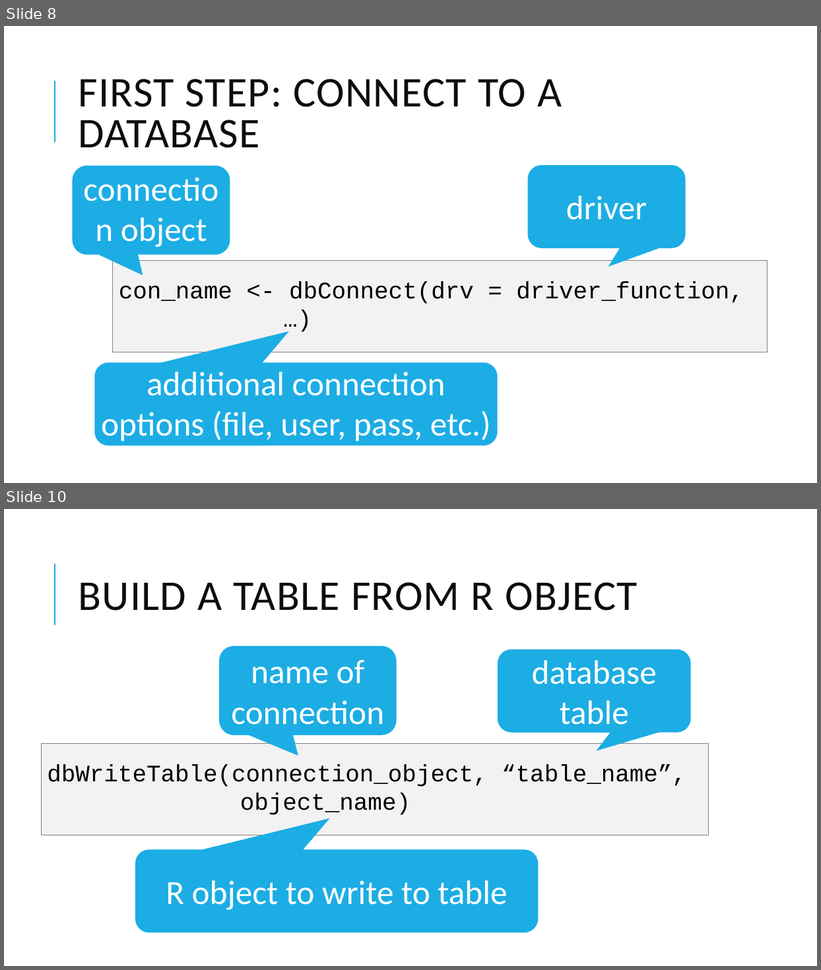
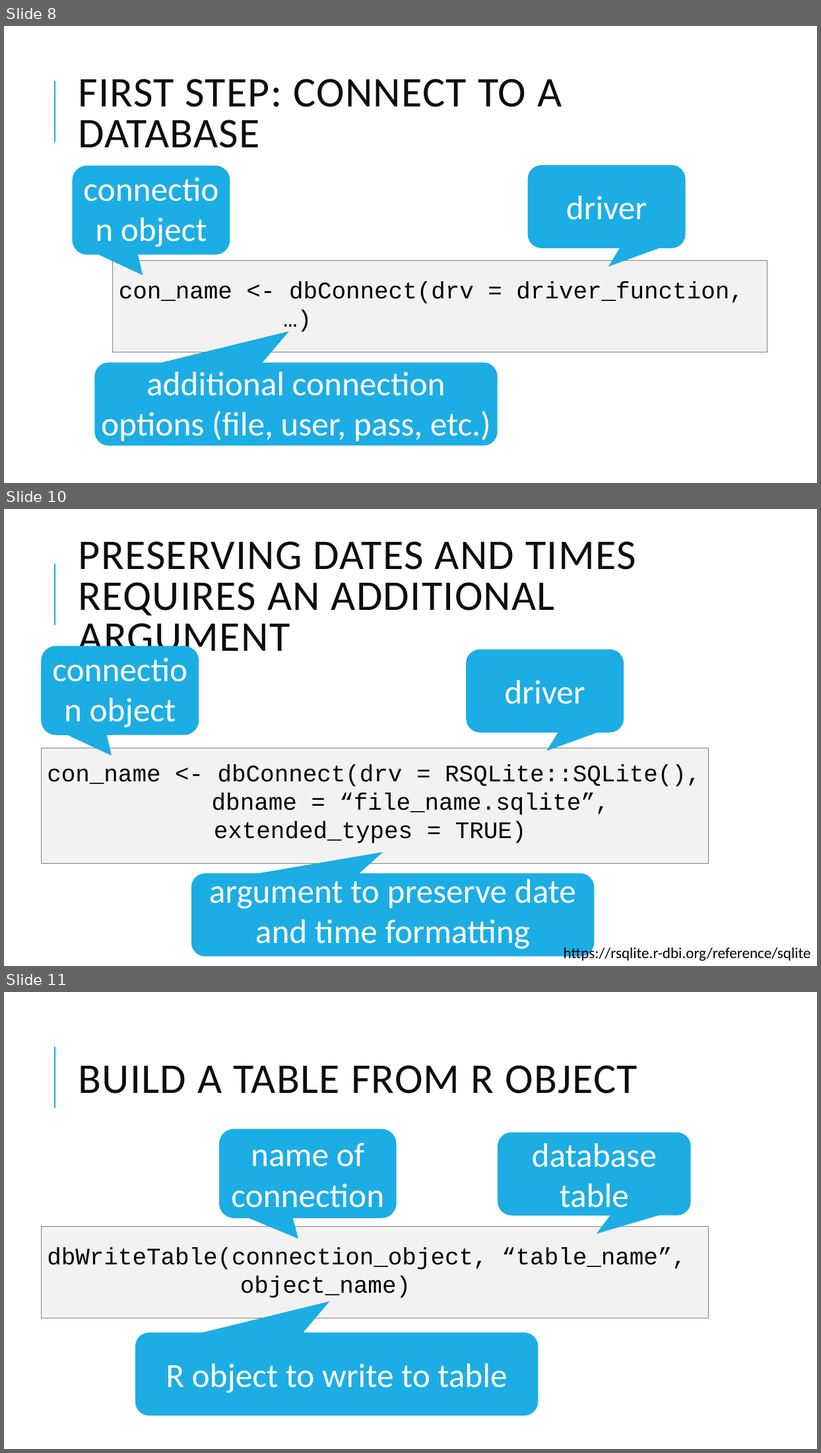
Before and after one commit to pcmathias/databases-dashboards-in-R, a slide deck: slides/03 - Databases with R.pptx. Shown one above the other, each under a label of ours: slides 8 and 10 before the commit, slides 8, 10 and 11 after it; the slides between them are not shown. The pictures are 821x970 and 821x1453 pixels, drawn with LibreOffice and Linux fonts; fonts in the diff are those of the drawing. Boxes give left, top, right and bottom in pixels: in the first picture for what was removed or moved away, otherwise in the second. Text is boxed around its words. In the diff, an @@ line names an element or a change of style, - is before the commit and + after.

```diff
--- a/slides/03 - Databases with R.pptx
+++ b/slides/03 - Databases with R.pptx
@@ slide 10 added at (4, 509, 817, 966), background #FFFFFF; not listed: 1 template element that a slide beside it also shows @@
@@ title added at (79, 541, 636, 661), 50 pt, text #0D0D0D @@
+PRESERVING DATES AND TIMES REQUIRES AN ADDITIONAL ARGUMENT
@@ rounded speech box added at (41, 646, 199, 735), fill #1CADE4 @@
@@ rounded speech box added at (467, 650, 624, 732), fill #1CADE4 @@
@@ text added at (504, 680, 585, 704), 40 pt, text #FFFFFF @@
+driver
@@ text added at (90, 698, 176, 727), 40 pt, text #FFFFFF @@
+connection object
@@ rectangle added at (41, 748, 708, 864), fill #F2F2F2, outline #808080 0.75 pt @@
@@ text added at (47, 765, 701, 844), 28 pt, text #000000 @@
+con_name <- dbConnect(drv = RSQLite::SQLite(),
+dbname = “file_name.sqlite”,
+extended_types = TRUE)
@@ rounded speech box added at (191, 874, 595, 956), fill #1CADE4 @@
@@ text added at (209, 879, 576, 949), 40 pt, text #FFFFFF @@
+argument to preserve date and time formatting
@@ text added at (564, 945, 811, 961), 18 pt, text #000000 @@
+https://rsqlite.r-dbi.org/reference/sqlite
@@ what was slide 10 is now slide 11 @@
```
Also in this commit, not shown: 2 slides changed, 2 other slides added, 1 other file.
